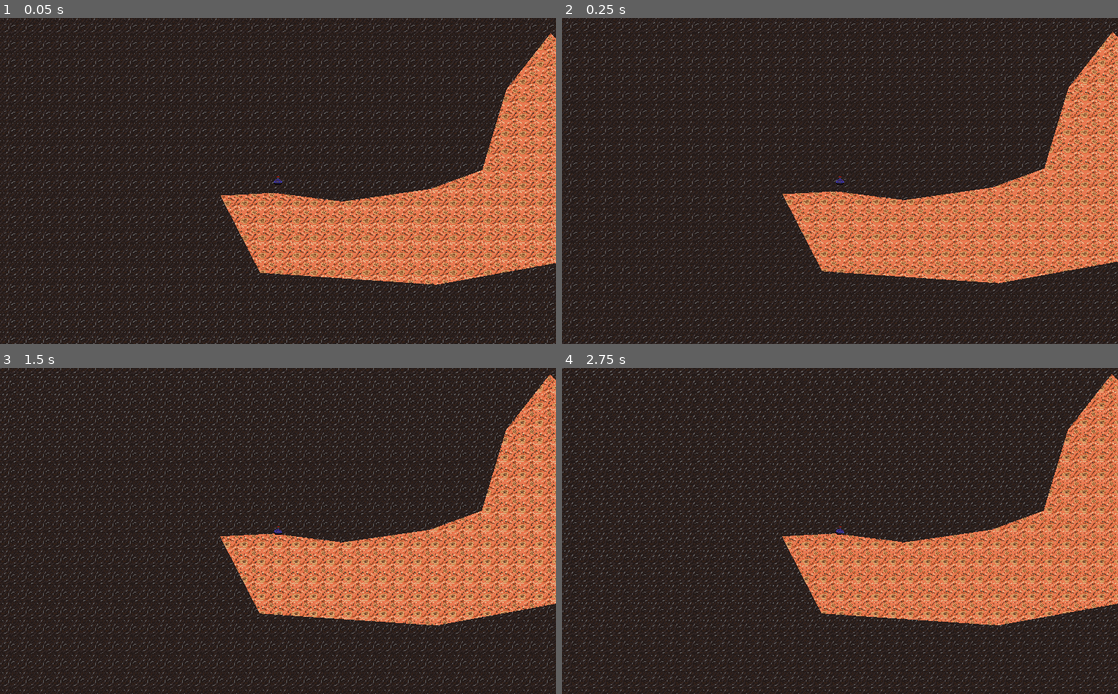
Above: before the commit, frames 1-4 (two rows, left to right).
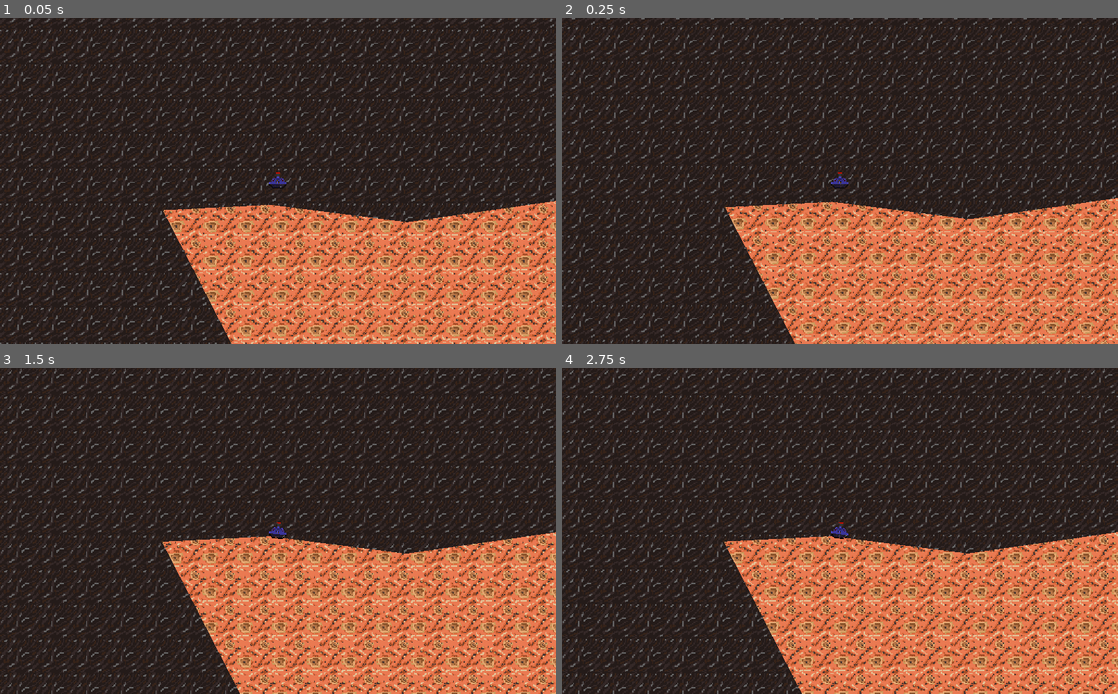
Above: after the commit, the same moments.

Repository: Blinc13/terrain_commander
Game: Godot game, scene res://levels/TestLevel.tscn
The game is run twice, just before and just after one commit, with the same random seed, the same clock (stepped at 60 frames per second) and the same inputs. This scene is started directly instead of the project's main scene.
Inputs (mouse positions are in pixels of both pictures, inside the frame that each line leads up to):
- Up to frame 1 (0.05 s): no input
- Up to frame 2 (0.25 s): no input
- Up to frame 3 (1.5 s): move the mouse to (400, 514) at 0.52 s; hold A (right) 0.53-1.28 s; click (400, 514) at 0.6 s; move the mouse to (166, 547) at 1.27 s; hold S (down) from 1.28 s (still down); click (166, 547) at 1.35 s
- Up to frame 4 (2.75 s): tap Enter at 2 s; move the mouse to (895, 459) at 2.02 s; release S (down) at 2.03 s; hold A (right) from 2.03 s (still down); click (895, 459) at 2.1 s

The runs differ from the first frame. In frame 1, 35% of the frame differs, in the area x 0-100%, y 0-100%; in frame 2, 35%; in frame 3, 37%; in frame 4, 37%.

Commit message:
Work in progress

Diff:
--- a/project.godot
+++ b/project.godot
@@ -47,6 +47,7 @@
 PolygonGenerator="*res://src/singletons/polygon_generator.gd"
 BaseNodes="*res://src/singletons/base_nodes.gd"
 Misc="*res://src/singletons/misc.gd"
+Server="*res://src/singletons/server.gd"
 
 [display]
 
--- a/scenes/units/Player/MasterPlayer.tscn
+++ b/scenes/units/Player/MasterPlayer.tscn
@@ -10,3 +10,4 @@
 
 [node name="Camera2D" type="Camera2D" parent="." index="4"]
 current = true
+zoom = Vector2( 0.5, 0.5 )
--- a/src/objects/player.gd
+++ b/src/objects/player.gd
@@ -101,7 +101,8 @@
 
 	trajectory.visible = value
 
-master func _ready():
+func _ready():
+	set_network_master(1)
 	var game = BaseNodes.game
 
 	game.connect("MoveTurn", self, "set_move", [true])
--- /dev/null
+++ b/src/singletons/server.gd
@@ -0,0 +1,31 @@
+extends Node
+
+class Parameters:
+	var ip: String
+	var port: int
+
+	func _init(ip: String = "", port = 8080):
+		self.ip = ip
+		self.port = port
+
+
+var peer: NetworkedMultiplayerPeer
+
+
+func init(is_master: bool, params: Parameters):
+	peer = NetworkedMultiplayerENet.new()
+	var tree = get_tree()
+
+	if is_master:
+		tree.connect("network_peer_connected", self, "")
+		tree.connect("network_peer_disconnected", self, "")
+
+		peer.create_server(params.port)
+	else:
+		tree.connect("connected_to_server", self, "")
+		tree.connect("connection_failed", self, "")
+
+	tree.network_peer = peer
+
+func _ready():
+	init(true, Parameters.new())
